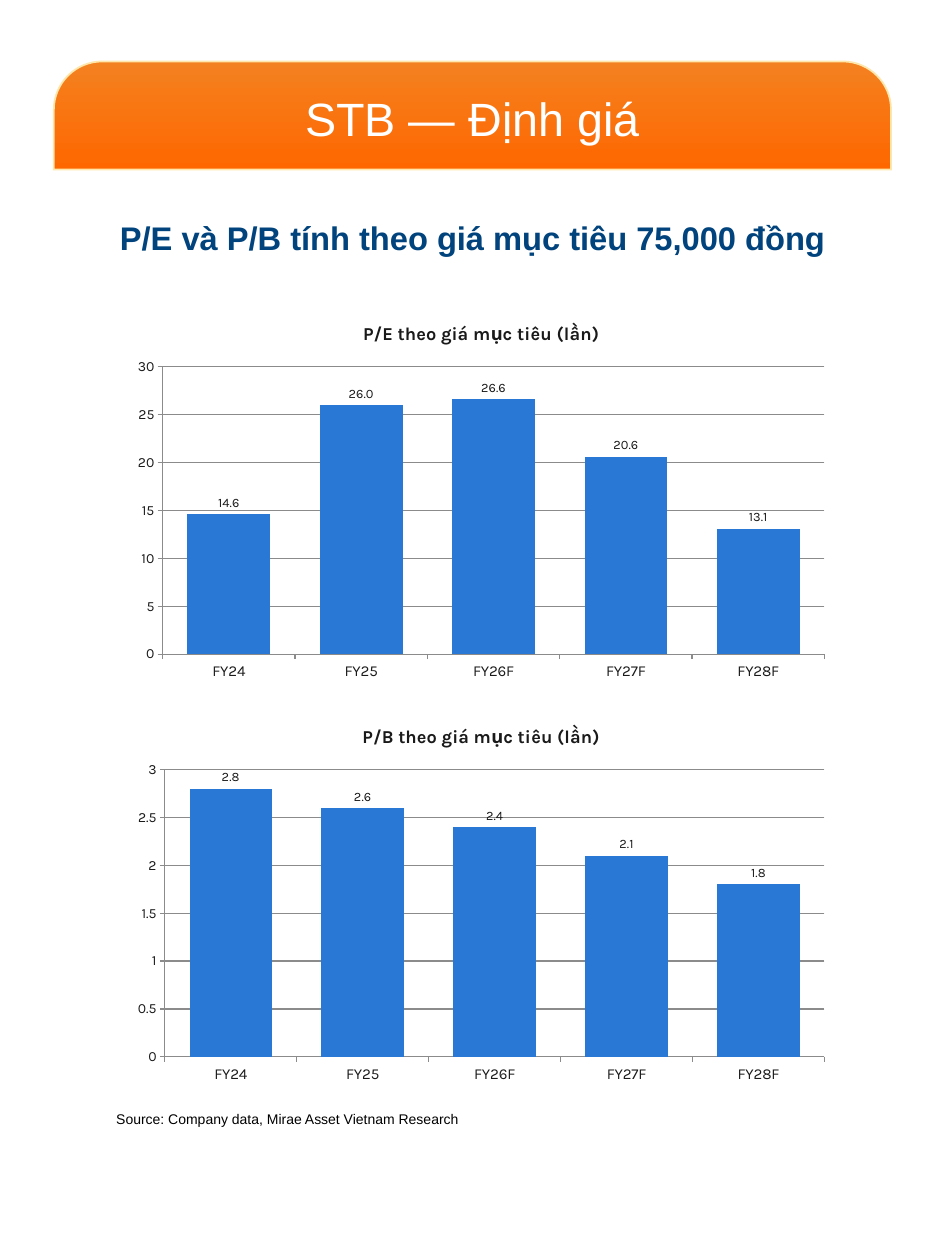
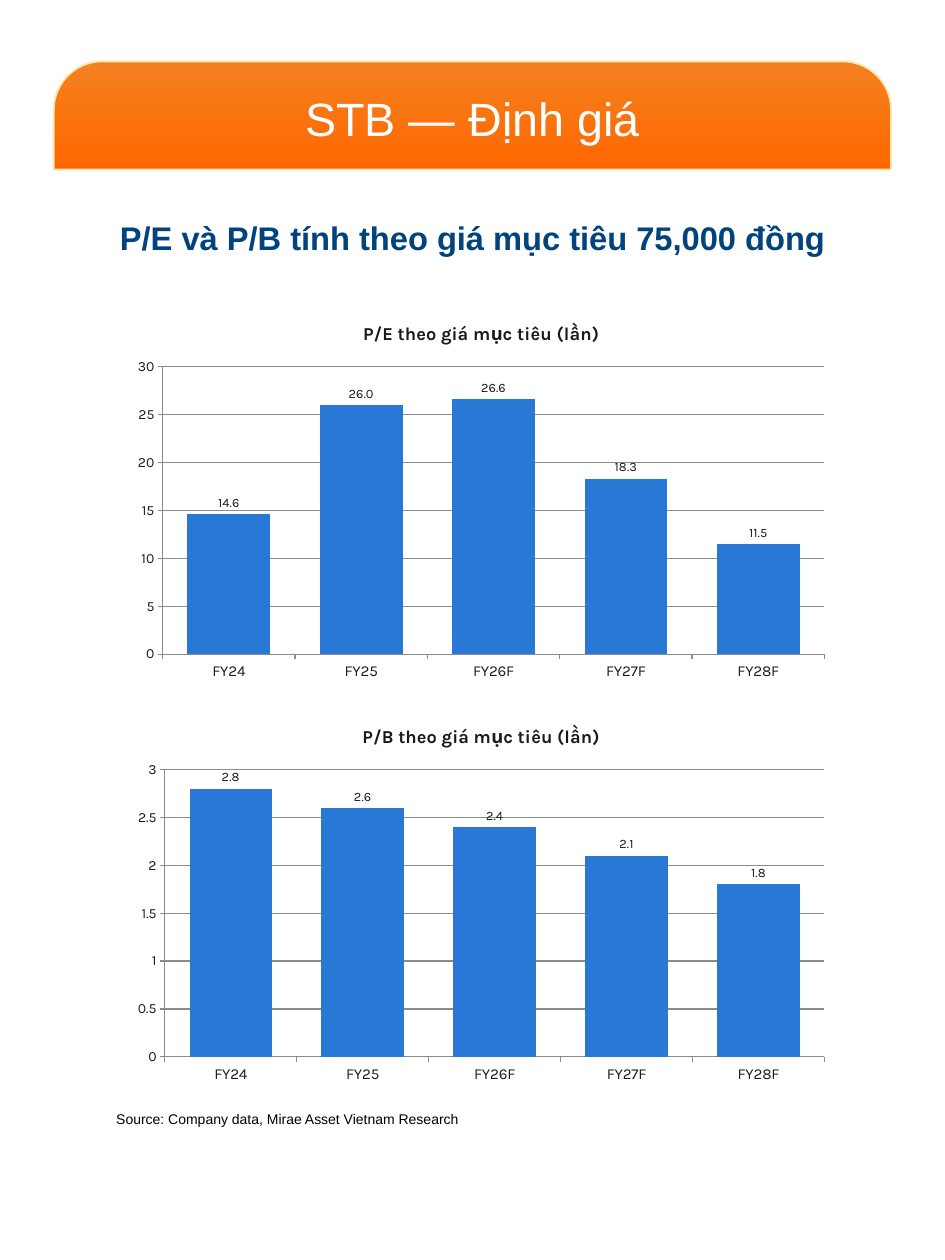
Before and after one commit to datquanton/verbose-guide, a slide deck: slide 9 of MASVN_Mobile_Report_STB_FPT_2Q26_EN_VN.pptx. Drawn at 945x1260 pixels with LibreOffice and Linux fonts; fonts in the diff are those of the drawing; background and template pictures are left out. Boxes give left, top, right and bottom in pixels: in the first picture for what was removed or moved away, otherwise in the second. Text is boxed around its words. In the diff, an @@ line names an element or a change of style, - is before the commit and + after.

```diff
--- a/MASVN_Mobile_Report_STB_FPT_2Q26_EN_VN.pptx
+++ b/MASVN_Mobile_Report_STB_FPT_2Q26_EN_VN.pptx
@@ column chart at [123,307,838,687] @@
@@ P/E theo giá mục tiêu (lần), FY27F: 20.6 to 18.3 @@
@@ P/E theo giá mục tiêu (lần), FY28F: 13.1 to 11.5 @@
```
Also in this commit, not shown: 7 other slides changed, 11 other files.
